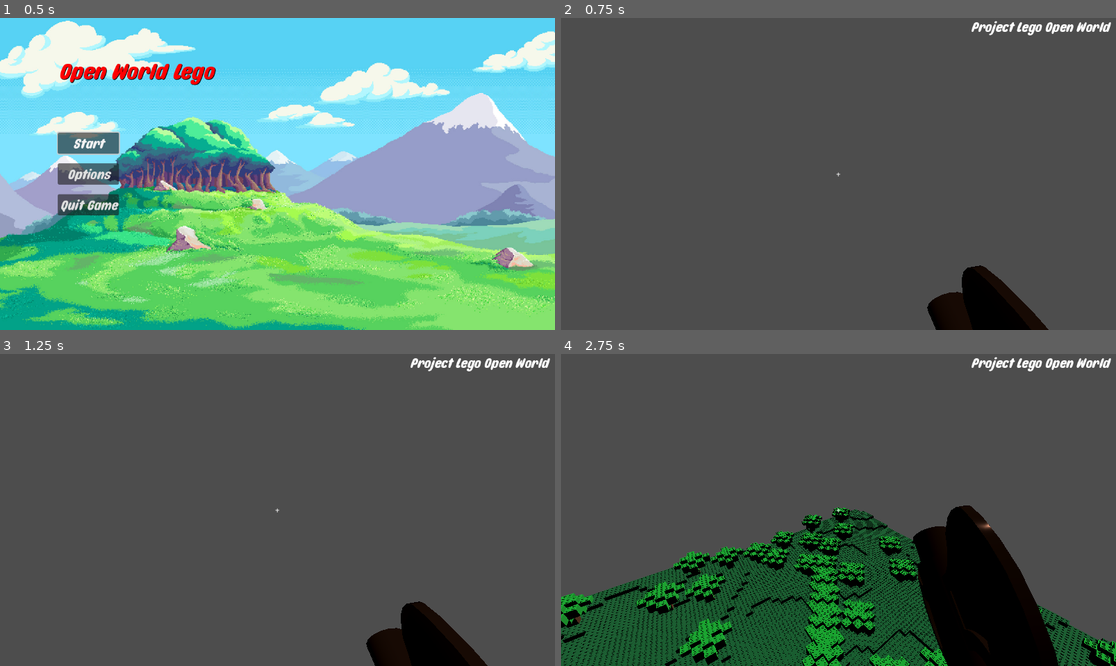
Above: before the commit, frames 1-4 (two rows, left to right).
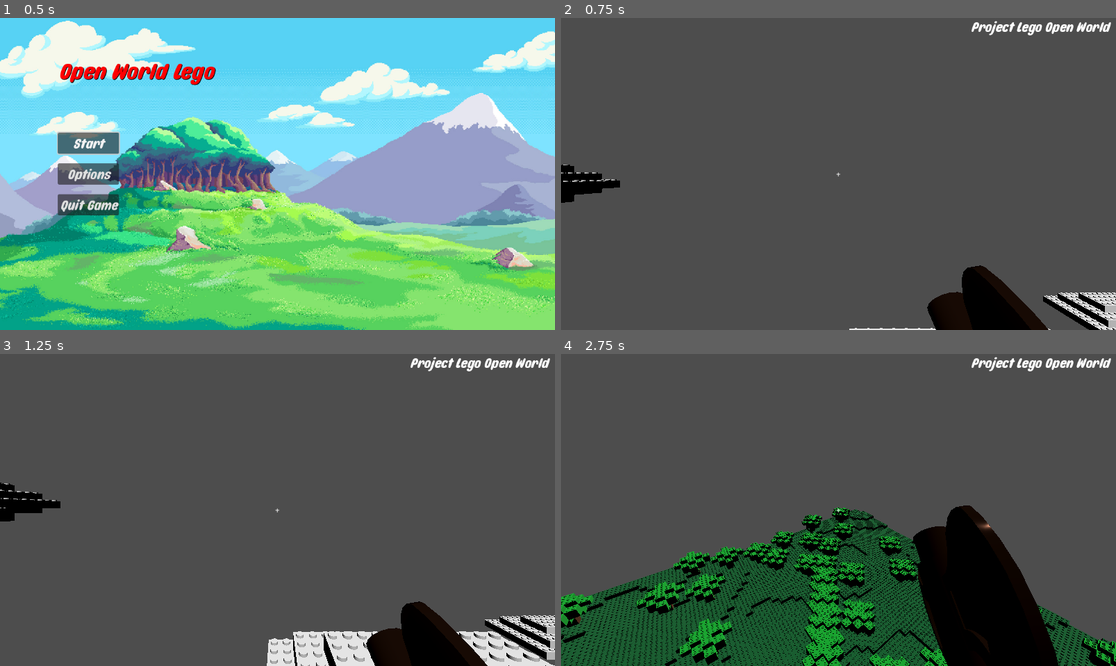
Above: after the commit, the same moments.

Repository: AlbinHorlaville/open-world-lego
Game: Godot game, scene res://menu/main_menu.tscn
Two runs of this game, one before a commit and one after it. Both use one fixed random seed, a clock stepped at 60 frames per second and the inputs below.
Inputs (mouse positions are in pixels of both pictures, inside the frame that each line leads up to):
- Up to frame 1 (0.5 s): no input
- Up to frame 2 (0.75 s): click "Start" at 0.5 s
- Up to frame 3 (1.25 s): no input
- Up to frame 4 (2.75 s): move the mouse to (866, 510) at 1.27 s; hold Z (move_forward) from 1.28 s (still down); tap Space (jump) at 1.52, 2.27 s; move the mouse to (810, 510) at 2.02 s

Frame 1 is identical in both runs. In frame 2, 1.9% of the frame differs, in the area x 0-100%, y 46-100%; in frame 3, 4.8%, in the area x 0-100%, y 41-100%; in frame 4, less than 0.1%.

Commit message:
Generation des nuages

Diff:
--- /dev/null
+++ b/OpenWorldLego/blocks/cloud.gd
@@ -0,0 +1,29 @@
+extends Node3D
+
+var Player
+var vitesse
+# Called when the node enters the scene tree for the first time.
+func _ready():
+	pass # Replace with function body.
+
+
+# Called every frame. 'delta' is the elapsed time since the previous frame.
+func _process(delta):
+	var posx_player = Player.position.x
+	var posz_player = Player.position.z
+	var distance = (1 + Player.limit_view)*16
+
+	# Verification si nuage sort de la limite range of view en x
+	if position.x > posx_player + distance:
+		position.x = posx_player - distance
+	if position.x < posx_player - distance:
+		position.x = posx_player + distance
+
+	# Verification si nuage sort de la limite range of view en z
+	if position.z > posz_player + distance:
+		position.z = posz_player - distance
+	if position.z < posz_player - distance:
+		position.z = posz_player + distance
+
+	position.x += vitesse*delta
+	pass
--- a/OpenWorldLego/blocks/cloud.tscn
+++ b/OpenWorldLego/blocks/cloud.tscn
@@ -1,3 +1,10 @@
-[gd_scene format=3 uid="uid://cxmwft04sfqvj"]
+[gd_scene load_steps=3 format=3 uid="uid://cxmwft04sfqvj"]
 
-[node name="Node3D" type="Node3D"]
+[ext_resource type="Script" path="res://blocks/cloud.gd" id="1_rh7l1"]
+[ext_resource type="PackedScene" uid="uid://bvmuo36w4fkcu" path="res://assets/cloud_big.dae" id="2_ibs3g"]
+
+[node name="Cloud" type="Node3D"]
+script = ExtResource("1_rh7l1")
+
+[node name="cloud_big" parent="." instance=ExtResource("2_ibs3g")]
+transform = Transform3D(100, 0, 0, 0, 100, 0, 0, 0, 100, 0, 0, 0)
--- a/OpenWorldLego/levels/main.gd
+++ b/OpenWorldLego/levels/main.gd
@@ -3,6 +3,8 @@
 @export var limit_map: Vector3
 
 @export var Chunk: PackedScene
+
+@export var Cloud: PackedScene
 
 @export var perlin_noise: Noise
 
@@ -21,6 +23,8 @@
 	count = 0
 	# Choose the seed for Perlin Noise
 	perlin_noise.set_seed(randi_range(0, 100000))
+	# Build some clouds
+	GenerateCloud()
 
 func _process(_delta: float) -> void:
 	# Create 1 chunk as maximum per frame
@@ -68,5 +72,25 @@
 		$World.add_child(chunk)
 		return
 
+func GenerateCloud():
+	var nb_clouds = randi_range(5,10)
+	var Player = $Player
+	var distance = (1 + Player.limit_view)*16
+	var posx_player = Player.position.x
+	var posz_player = Player.position.z
+	# Boucle de création d'un nuage, on instancie son x,y,z en fonction du joueur et sa vitesse (en fonction de sa hauteur)
+	for i in range (1,nb_clouds):
+		var cloud = Cloud.instantiate()
+		var posx = randi_range(posx_player-distance,posx_player+distance)
+		var posz = randi_range (posz_player-distance,posz_player+distance)
+		var posy = randi_range(1,4)*10+20
+		cloud.position = Vector3(posx, posy, posz)
+
+		cloud.Player = Player
+		cloud.vitesse = 1 - float(posy-20)/50
+		print(cloud.vitesse)
+
+		$Sky.add_child(cloud)
+
 func distance(p1, p2):
 	return sqrt(pow(p1.x-p2.x,2)+pow(p1.y-p2.y,2)+pow(p1.z-p2.z,2))
--- a/OpenWorldLego/levels/main.tscn
+++ b/OpenWorldLego/levels/main.tscn
@@ -1,9 +1,10 @@
-[gd_scene load_steps=6 format=3 uid="uid://dfhcgfhwneaq4"]
+[gd_scene load_steps=7 format=3 uid="uid://dfhcgfhwneaq4"]
 
 [ext_resource type="Script" path="res://levels/main.gd" id="1_1c0l0"]
 [ext_resource type="PackedScene" uid="uid://bcrxb66y5ubhl" path="res://actor/player.tscn" id="1_hphc1"]
 [ext_resource type="PackedScene" uid="uid://b41qnafv5nqn0" path="res://levels/chunk.tscn" id="2_8ee1a"]
-[ext_resource type="PackedScene" path="res://menu/gui.tscn" id="4_pppl4"]
+[ext_resource type="PackedScene" uid="uid://cxmwft04sfqvj" path="res://blocks/cloud.tscn" id="3_08fmb"]
+[ext_resource type="PackedScene" uid="uid://bdeonnga82vnp" path="res://menu/gui.tscn" id="4_pppl4"]
 
 [sub_resource type="FastNoiseLite" id="FastNoiseLite_sievh"]
 frequency = 0.007
@@ -12,6 +13,7 @@
 script = ExtResource("1_1c0l0")
 limit_map = Vector3(1000, 100, 1000)
 Chunk = ExtResource("2_8ee1a")
+Cloud = ExtResource("3_08fmb")
 perlin_noise = SubResource("FastNoiseLite_sievh")
 
 [node name="DirectionalLight3D" type="DirectionalLight3D" parent="."]
@@ -24,4 +26,6 @@
 
 [node name="GUI" parent="." instance=ExtResource("4_pppl4")]
 
+[node name="Sky" type="Node" parent="."]
+
 [editable path="Player"]
Not shown, added: OpenWorldLego/actor/basic skin.dae.import
Not shown, added: OpenWorldLego/actor/cyclop.dae.import
Not shown, added: OpenWorldLego/actor/skeleton.dae.import
Not shown, added: OpenWorldLego/assets/apple.dae.import
Not shown, added: OpenWorldLego/assets/axe.dae.import
Not shown, added: OpenWorldLego/assets/banana.dae.import
Not shown, added: OpenWorldLego/assets/brick2x2.dae.import
Not shown, added: OpenWorldLego/assets/bush1.dae.import
Not shown, added: OpenWorldLego/assets/bush2.dae.import
Not shown, added: OpenWorldLego/assets/carrot.dae.import
Not shown, added: OpenWorldLego/assets/cloud.dae.import
Not shown, added: OpenWorldLego/assets/cloud_big.dae
(and 16 more such lines)
